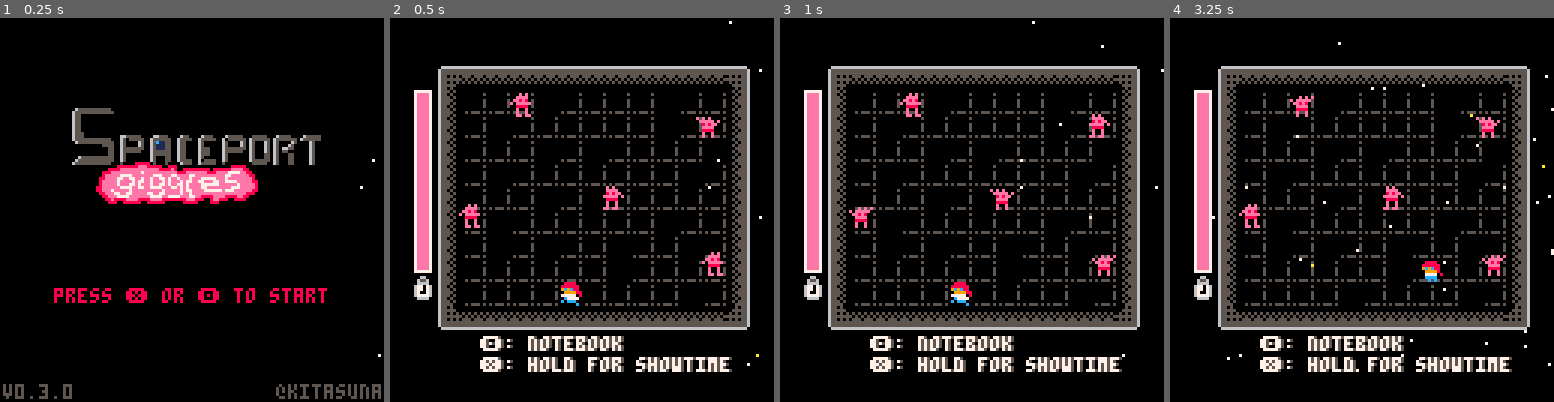
Above: before the commit, frames 1-4 (left to right).
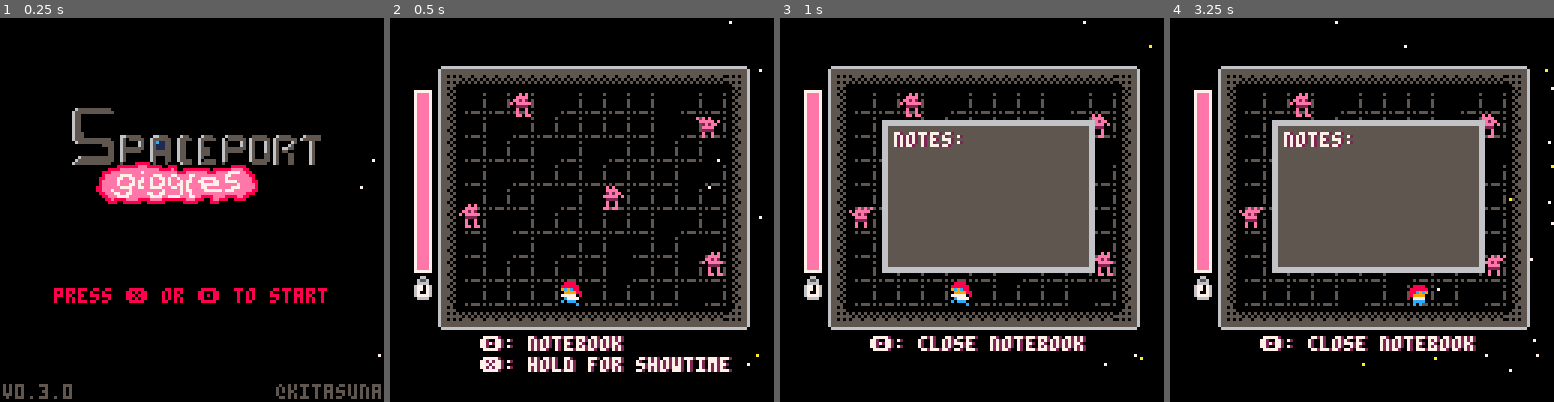
Above: after the commit, the same moments.

Repository: kitasuna/ggj2024
Game: PICO-8 cartridge main.p8
The game is run twice, just before and just after one commit, with the same random seed, the same clock (stepped at 60 frames per second) and the same inputs.
Inputs:
- Up to frame 1 (0.25 s): no input
- Up to frame 2 (0.5 s): tap X (X key) at 0.33 s
- Up to frame 3 (1 s): tap O (Z key) at 0.7 s
- Up to frame 4 (3.25 s): tap X (X key) at 1.07, 1.85, 2.97 s; hold Right 1.6-2.1 s; tap O (Z key) every 0.4 s from 1.7 to 2.9 s; hold Up 2.15-2.42 s; hold Right 2.47-3.03 s; hold Left from 3.08 s (still down)

Frame 1 is identical in both runs. In frame 2, 1.3% of the frame differs, in the area x 19-90%, y 21-93%; in frame 3, 24%; in frame 4, 24%, in the area x 10-100%, y 0-93%.

Commit message:
Add notebook to Explore mode

Diff:
--- a/_game.lua
+++ b/_game.lua
@@ -2,6 +2,7 @@
 _showtime_mic_params = {4, 76}
 _showtime_hero_index = 0
 _showtime_hero_ttl = 3
+_notebook = {}
 _guesses = {}
 function _showtime_draw()
   cls()
@@ -40,7 +41,7 @@
   rectfill(9,85,12,25 + (SHOWTIME_TIMER - _showtime_current_timer),14)
   spr(91, 7, 88)
 
-  dshad("giggles: ".._score, 42, 115, 7, 5)
+  dshad("giggles: ".._score, 42, 115, 7, 2)
   palt()
 end
 
@@ -61,7 +62,7 @@
   rectfill(9,83,12,25 + (SHOWTIME_TIMER - _showtime_remaining_timer),14)
   spr(91, 7, 86)
 
-  dshad(BUTTON_O..": notebook", 30, 106, 7, 5)
+  dshad(BUTTON_O..": notebook", 30, 106, 7, 2)
 
   local x_offset, y_offset = 0, 0
   if btn(5) then
@@ -70,7 +71,7 @@
   end
   local str = BUTTON_X..": hold for showtime"
   local prefix = sub(str, 1, flr(#str * (showtime_bucket / 80)))
-  dshad(str, 30 + x_offset, 113 + y_offset, 7, 5)
+  dshad(str, 30 + x_offset, 113 + y_offset, 7, 2)
   if btn(5) then
     print(prefix, 30 + x_offset, 113 + y_offset, 14)
   end
@@ -89,13 +90,58 @@
   palt()
 end
 
+function _notebook_update(dt)
+  local bits = btn()
+
+  fx.msgbox:update(dt)
+  if btnp(4) then
+    -- notebook close
+    fx.msgbox = nil
+    change_state(STATE_EXPLORE)
+  end
+end
+
+function _notebook_draw()
+  cls()
+
+  palt(11, true)
+
+  for k, v in pairs(fx.stars) do
+    pset(v.x, v.y, rnd() > 0.9 and 10 or 7)
+  end
+
+  map(0,0,16,16,14,12)
+
+  -- time limit
+  rect(8,84,13,24,7)
+  -- 60 px high
+  rectfill(9,83,12,25 + (SHOWTIME_TIMER - _showtime_remaining_timer),14)
+  spr(91, 7, 86)
+
+  dshad(BUTTON_O..": close notebook", 30, 106, 7, 2)
+
+  foreach(fx.parts, function(p)
+    p:draw()
+  end)
+
+  -- player
+  player:draw()
+
+  -- baddies
+  baddie_mngr:draw()
+
+  -- notebook
+  fx.msgbox:draw()
+
+  palt()
+end
+
 function _gameover_draw()
   cls()
 
   palt(11, true)
 
-  dshad("bravo!", 48, 32, 7, 8)
-  dshad("giggles: ".._score, 48, 40, 7, 8)
+  dshad("bravo!\ngiggles: ".._score, 48, 32, 7, 2)
 
   dshad("grammar solution!", 32, 72, 12, 1)
   _grammar:explain(32, 82)
@@ -151,7 +197,15 @@
   end
 
   if btnp(4) then
+    -- generate guess string
+    local str = "notes:\n"
+    for v in all(_notebook) do
+
+      str = str..v.."\n"
+    end
     -- notebook
+    fx.msgbox = new_msgbox(34, 34, 104, 84, 0.2, str)
+    change_state(STATE_NOTEBOOK)
   end
 
 end
@@ -248,7 +302,6 @@
     pset(v.x, v.y, rnd() > 0.9 and 1 or 7)
   end
   map(20,0,24,30,11,4)
-  --dshad("press "..BUTTON_X.." or "..BUTTON_O.." to start", 18, 90, 7, 8)
   fx.cyclers[1]:draw(18, 90)
 
   byline(5)
@@ -289,7 +342,8 @@
   elseif new_state == STATE_EXPLORE then
     music(2, 500)
     _current_state = new_state
-    _showtime_remaining_timer = SHOWTIME_TIMER
+  elseif new_state == STATE_NOTEBOOK then
+    _current_state = new_state
   elseif new_state == STATE_GAMEOVER then
     music(-1, 500)
     _current_state = new_state
--- a/baddies.lua
+++ b/baddies.lua
@@ -77,7 +77,9 @@
               add(fx.parts, new_part(11, 25 + (SHOWTIME_TIMER - _showtime_remaining_timer), 1, -2, {7,8,14}, 2, 0.8))
             end
             v.spoke = true
+            -- Nasty global stuff
             _showtime_remaining_timer -= 2 * #v.message
+            add(_notebook, v.message)
           end
         end
       end
--- a/fx.lua
+++ b/fx.lua
@@ -2,6 +2,7 @@
   parts = {},
   stars = {},
   cyclers = {},
+  msgbox = nil,
 }
 
 function new_cycler(str, cycle_ttl, colors)
--- a/main.p8
+++ b/main.p8
@@ -21,6 +21,7 @@
 STATE_SHOWTIME = "showtime"
 STATE_GAMEOVER = "gameover"
 STATE_TITLE = "title"
+STATE_NOTEBOOK = "notebook"
 SHOWTIME_TIMER = 60
 _current_state = STATE_EXPLORE
 _showtime_current_timer=SHOWTIME_TIMER
@@ -71,6 +72,8 @@
 
   -- player
   player:init()
+  _guesses = {}
+  _notebook = {}
 
   fx.cyclers[1] = new_cycler("press "..BUTTON_X.." or "..BUTTON_O.." to start", 0.1, {6, 14, 8, 2})
 
@@ -87,6 +90,8 @@
     _title_update(dt)
   elseif _current_state == STATE_GAMEOVER then
     _gameover_update(dt)
+  elseif _current_state == STATE_NOTEBOOK then
+    _notebook_update(dt)
   else
     _showtime_update(dt)
   end
@@ -99,6 +104,8 @@
     _title_draw(dt)
   elseif _current_state == STATE_GAMEOVER then
     _gameover_draw(dt)
+  elseif _current_state == STATE_NOTEBOOK then
+    _notebook_draw(dt)
   else
     _showtime_draw(dt)
   end
--- a/utils.lua
+++ b/utils.lua
@@ -3,3 +3,27 @@
   print("v0.3.0", 1, 122, color)
   print("@kitasuna", 92, 122, color)
 end
+
+-- Int -> Int -> Int -> String
+function new_msgbox(x, y, max_x, max_y, ttmax, str)
+  return {
+    -- how long the message box has been alive
+    elapsed=0,
+    ttmax=ttmax,
+    draw = function(self)
+      local finish_x = (self.elapsed / ttmax) * max_x
+      local finish_y = (self.elapsed / ttmax) * max_y
+      rectfill(x,y,mid(6,finish_x,max_x),mid(30,finish_y,max_y),6)
+      rectfill(x+2,y+2,mid(8,finish_x,max_x)-2,mid(32,finish_y,max_y)-2,5)
+      if self.elapsed >= ttmax then
+        -- local new_str = sub(str, 1, mid(1, msg_box_fc * 2, #str))
+        dshad(str, x+4, y+4, 7, 2)
+      end
+    end,
+    update = function(self, dt)
+      if self.elapsed < self.ttmax then
+        self.elapsed += dt
+      end
+    end,
+  }
+end
Not shown, changed: 20 lines of the sprite sheet (__gfx__) section of main.p8
